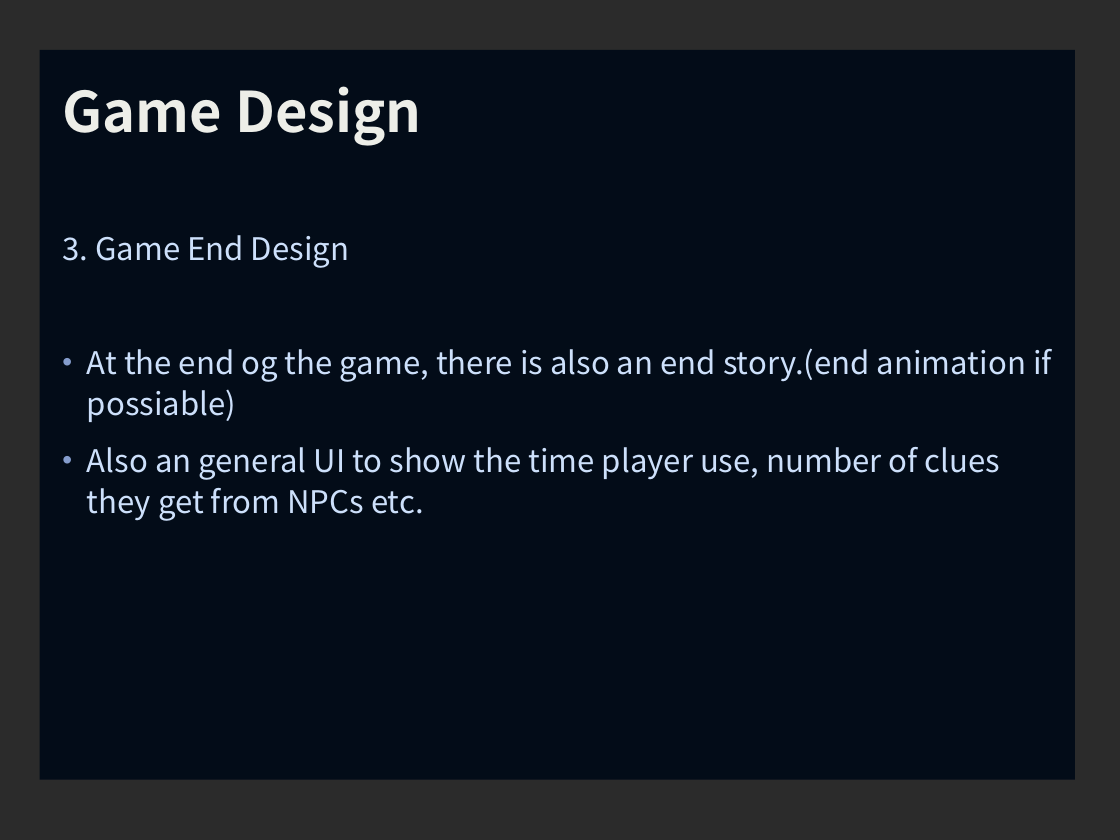
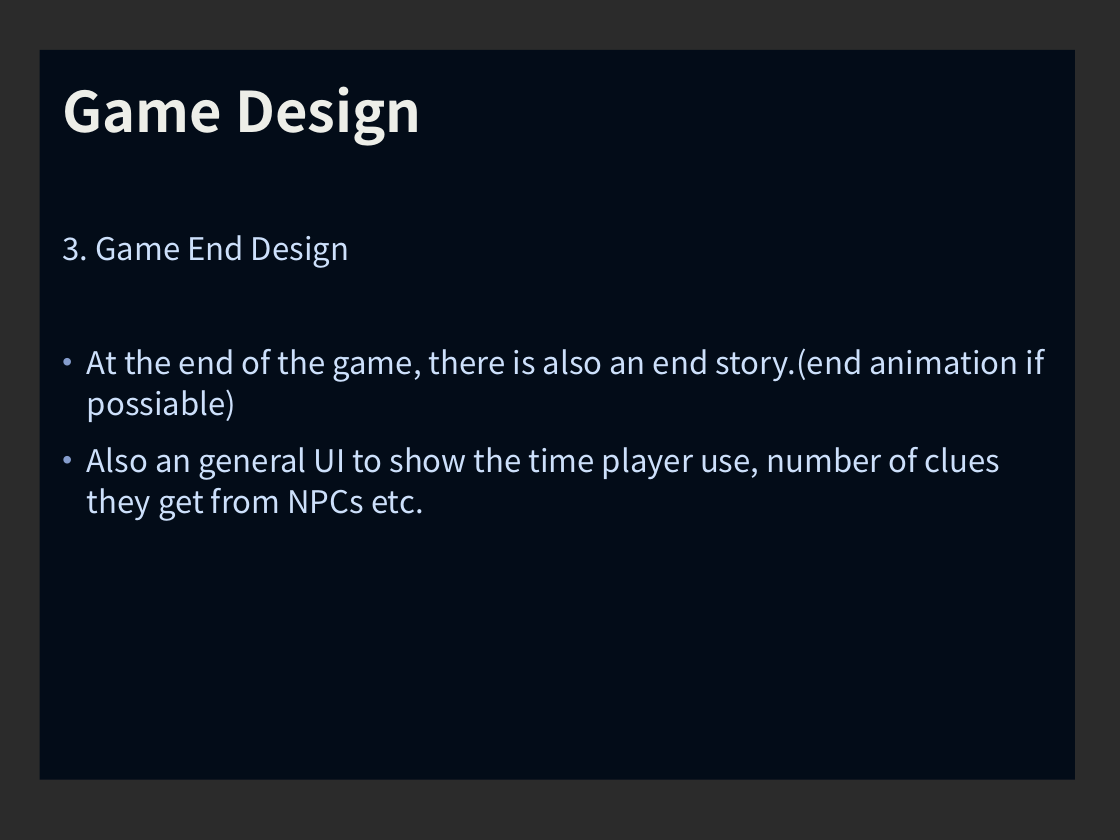
Before and after one commit to ShuaihaoZhao/ENSE400, a slide deck: slide 6 of Project_Introduction/ENSE400_Project_Introduction.ppt. Drawn at 1120x840 pixels with LibreOffice and Linux fonts; fonts in the diff are those of the drawing; background and template pictures are left out; a plain dark background stands for a picture behind light text. Boxes give left, top, right and bottom in pixels: in the first picture for what was removed or moved away, otherwise in the second. Text is boxed around its words. In the diff, an @@ line names an element or a change of style, - is before the commit and + after.

Commit message:
Update Nov.2nd presentation and related documentation

```diff
--- a/Project_Introduction/ENSE400_Project_Introduction.ppt
+++ b/Project_Introduction/ENSE400_Project_Introduction.ppt
@@ text at box(87, 348, 1045, 422): text changed @@
-• At the end og the game, there is also an end story.(end animation if possiable)
+• At the end of the game, there is also an end story.(end animation if possiable)
```
Also in this commit, not shown: 2 other files.
